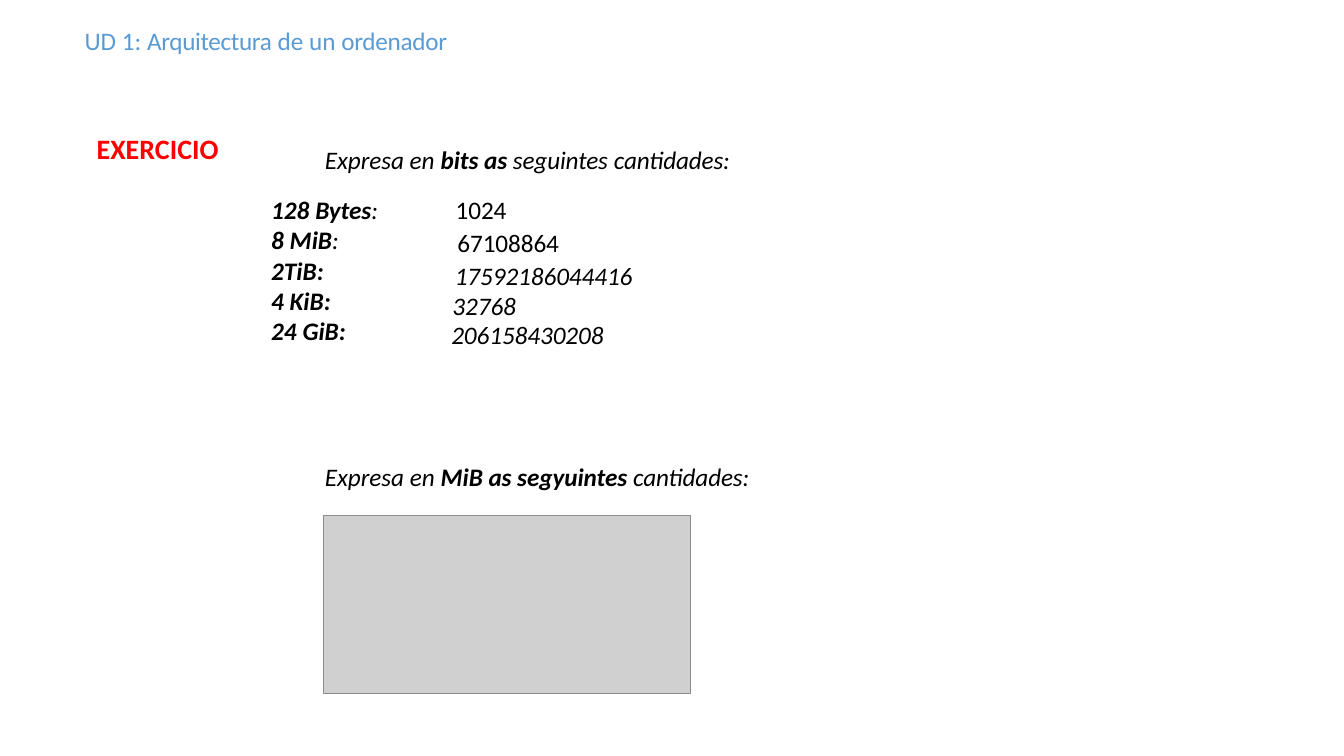
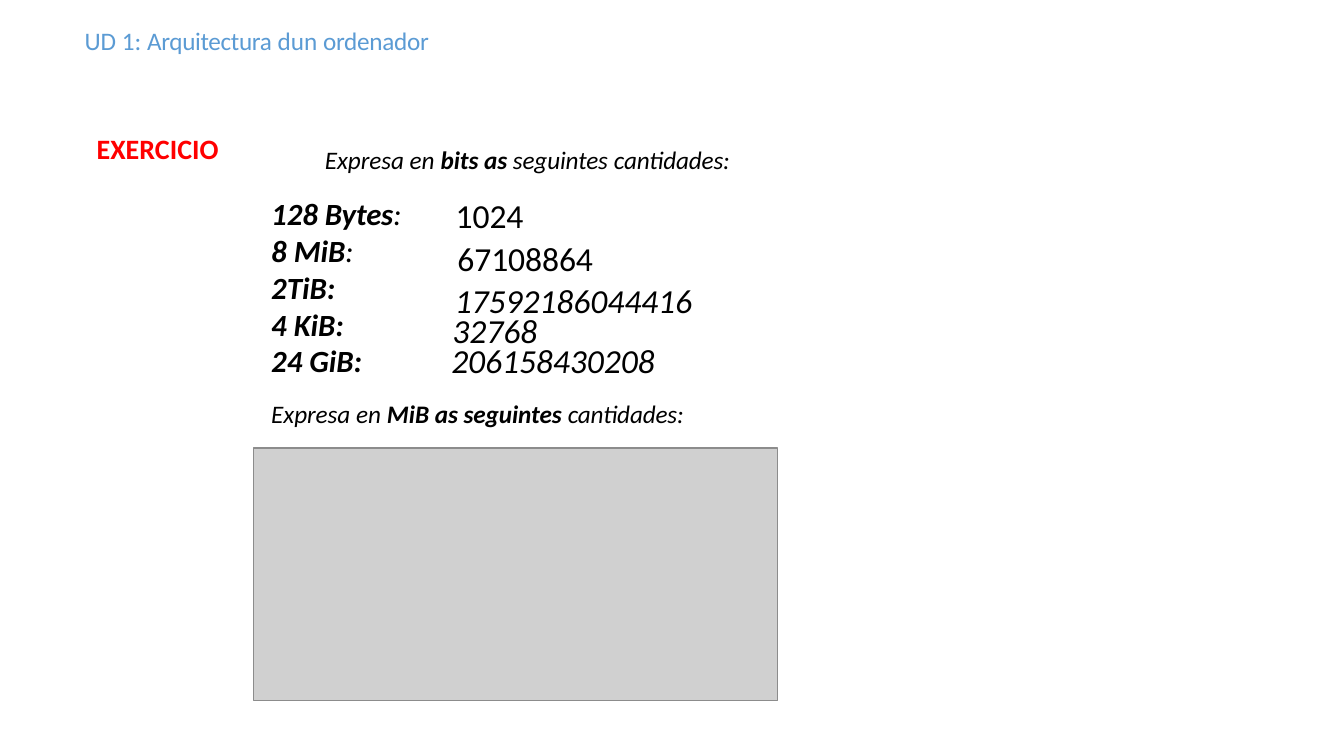
Before and after one commit to EduBelay/MME-blog, a slide deck: slide 6 of unidade01/resumos/UD01-RESUMEN UNIDADES DE MEDIDA.odp. Drawn at 1344x756 pixels with LibreOffice and Linux fonts; fonts in the diff are those of the drawing; grey boxes stand for pictures. Boxes give left, top, right and bottom in pixels: in the first picture for what was removed or moved away, otherwise in the second. Text is boxed around its words. In the diff, an @@ line names an element or a change of style, - is before the commit and + after.

```diff
--- a/unidade01/resumos/UD01-RESUMEN UNIDADES DE MEDIDA.odp
+++ b/unidade01/resumos/UD01-RESUMEN UNIDADES DE MEDIDA.odp
@@ text at (85, 32, 429, 54): text changed @@
-UD 1: Arquitectura de un ordenador
+UD 1: Arquitectura dun ordenador
@@ text "128 Bytes:" at (271, 203, 402, 373): size 18 to 22 pt @@
@@ text "1024" at (451, 206, 692, 374): size 18 to 24 pt @@
@@ text at (271, 405, 684, 428): text changed @@
-Expresa en MiB as segyuintes cantidades:
+Expresa en MiB as seguintes cantidades:
@@ picture: place and size @@
-picture at (324, 516, 691, 694)
+picture at (254, 448, 778, 701)
```
Also in this commit, not shown: 10 other slides changed, 1 slide added.
